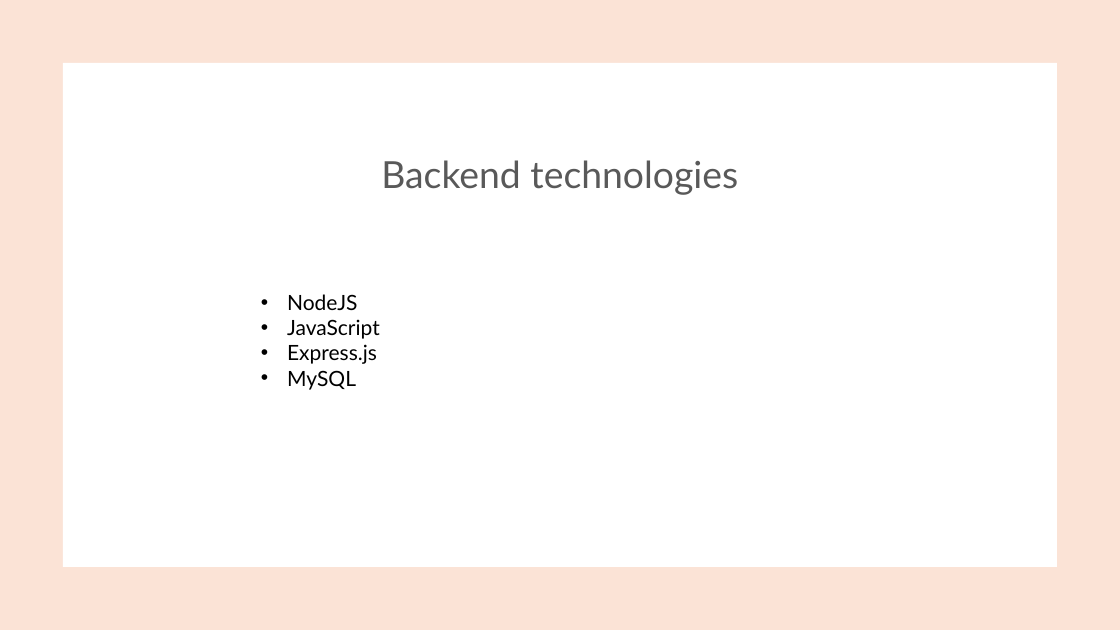
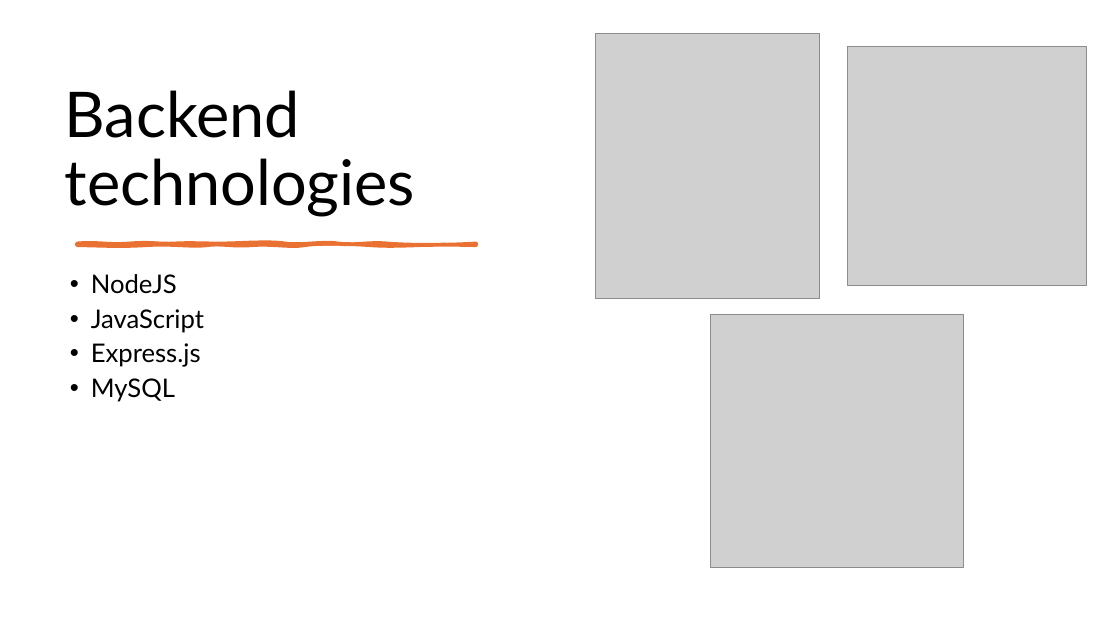
Before and after one commit to TudosLevente/ProjectWork, a slide deck: slide 5 of Docx/Projekt dokumentációk/FoodHub.pptx. Drawn at 1120x630 pixels with LibreOffice and Linux fonts; fonts in the diff are those of the drawing; grey boxes stand for pictures. Boxes give left, top, right and bottom in pixels: in the first picture for what was removed or moved away, otherwise in the second. Text is boxed around its words. In the diff, an @@ line names an element or a change of style, - is before the commit and + after.

```diff
--- a/Docx/Projekt dokumentációk/FoodHub.pptx
+++ b/Docx/Projekt dokumentációk/FoodHub.pptx
@@ rectangle removed at [0, 0, 1120, 630] @@
@@ title "Backend technologies": place and size @@
-title "Backend technologies" at [381, 160, 738, 195]
+title "Backend technologies" at [65, 90, 416, 217]
@@ title "Backend technologies" at [65, 90, 416, 217]: size 32 to 54 pt, text colour #595959 to #000000; alignment centre to left @@
@@ picture added at [595, 34, 819, 298] @@
@@ picture added at [848, 46, 1087, 286] @@
@@ rectangle removed at [63, 63, 1057, 567] @@
@@ text "NodeJS": place and size @@
-text "NodeJS" at [287, 294, 380, 390]
+text "NodeJS" at [91, 274, 204, 402]
@@ text "NodeJS" at [91, 274, 204, 402]: size 18 to 22 pt; indent changed; line spacing 1 to 0.9; more space between paragraphs @@
@@ freeform shape added at [77, 244, 476, 245], fill #E97132, outline #E97132 3.25 pt @@
@@ picture added at [711, 315, 964, 568] @@
```
Also in this commit, not shown: 5 other slides changed, 2 other files.
